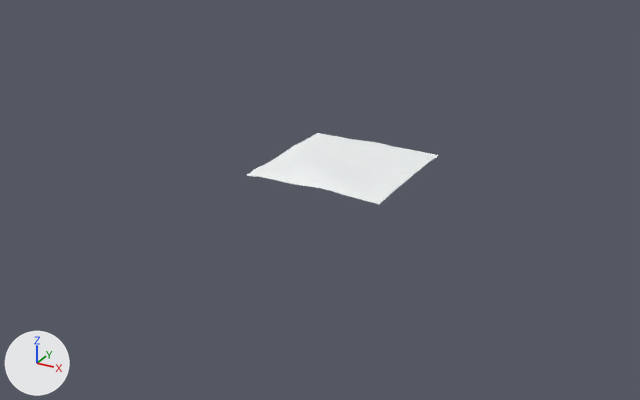
A saved change to the glTF model Models/Terrain.glb.
The view is the same before and after, from a 50 mm lens placed at (396.0, -775.0, 341.0), pointed at (-15.0, -27.0, -33.0). The lights are fixed; the arrows at lower left show +X, +Y and +Z.

In view in the first picture: 'Terrain'.
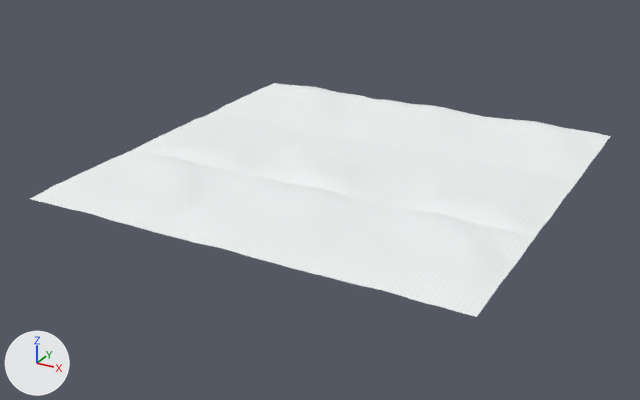
What differs and where, as boxes (x1, y1, x2, y2) in the pictures (640 x 400 px):
'Terrain.008', added: after (301, 204, 535, 317)
'Terrain.002', added: after (153, 175, 379, 270)
'Terrain.005', added: after (30, 151, 246, 232)
'Terrain.004', added: after (380, 155, 577, 238)
'Terrain.006', added: after (439, 117, 611, 181)
'Terrain.003', added: after (131, 113, 316, 175)
'Terrain.001', added: after (318, 99, 484, 155)
'Terrain.007', added: after (211, 83, 372, 133)

Edits to the bpy script that builds the scene:
```text
Add me_плоскость_007:
    me_плоскость_007.from_pydata(...)  # 1156 vertices, 2178 faces; spans x -1.0..1.0, y -1.0..1.0, z 0.0..0.1
    me_плоскость_007.materials.append(mat_mat_snow)  # picture img_text_snow
Add me_плоскость_006:
    me_плоскость_006.from_pydata(...)  # 1156 vertices, 2178 faces; spans x -1.0..1.0, y -1.0..1.0, z 0.0..0.1
    me_плоскость_006.materials.append(mat_mat_snow)  # picture img_text_snow
Add ob_terrain_004:
    ob_terrain_004 = bpy.data.objects.new('Terrain.004', me_плоскость_007)
    ob_terrain_004.location = (150.0, 0.0, 0.0)
    ob_terrain_004.scale = (75.0, 75.0, 75.0)
Add ob_terrain_003:
    ob_terrain_003 = bpy.data.objects.new('Terrain.003', me_плоскость_007)
    ob_terrain_003.location = (-150.0, 0.0, 0.0)
    ob_terrain_003.scale = (75.0, 75.0, 75.0)
Add ob_terrain_002:
    ob_terrain_002 = bpy.data.objects.new('Terrain.002', me_плоскость_006)
    ob_terrain_002.location = (0.0, -150.0, 0.0)
    ob_terrain_002.scale = (75.0, 75.0, 75.0)
Add ob_terrain_001:
    ob_terrain_001 = bpy.data.objects.new('Terrain.001', me_плоскость_006)
    ob_terrain_001.location = (0.0, 150.0, 0.0)
    ob_terrain_001.scale = (75.0, 75.0, 75.0)
Add ob_terrain_008:
    ob_terrain_008 = bpy.data.objects.new('Terrain.008', me_плоскость)
    ob_terrain_008.location = (150.0, -150.0, 0.0)
    ob_terrain_008.rotation_euler = (0.0, 0.0, -3.142)  # degrees (0, 0, -180)
    ob_terrain_008.scale = (75.0, 75.0, 75.0)
Add ob_terrain_007:
    ob_terrain_007 = bpy.data.objects.new('Terrain.007', me_плоскость)
    ob_terrain_007.location = (-150.0, 150.0, 0.0)
    ob_terrain_007.rotation_euler = (0.0, 0.0, -3.142)  # degrees (0, 0, -180)
    ob_terrain_007.scale = (75.0, 75.0, 75.0)
Add ob_terrain_006:
    ob_terrain_006 = bpy.data.objects.new('Terrain.006', me_плоскость)
    ob_terrain_006.location = (150.0, 150.0, 0.0)
    ob_terrain_006.rotation_euler = (0.0, 0.0, -3.142)  # degrees (0, 0, -180)
    ob_terrain_006.scale = (75.0, 75.0, 75.0)
Add ob_terrain_005:
    ob_terrain_005 = bpy.data.objects.new('Terrain.005', me_плоскость)
    ob_terrain_005.location = (-150.0, -150.0, 0.0)
    ob_terrain_005.rotation_euler = (0.0, 0.0, -3.142)  # degrees (0, 0, -180)
    ob_terrain_005.scale = (75.0, 75.0, 75.0)
```
